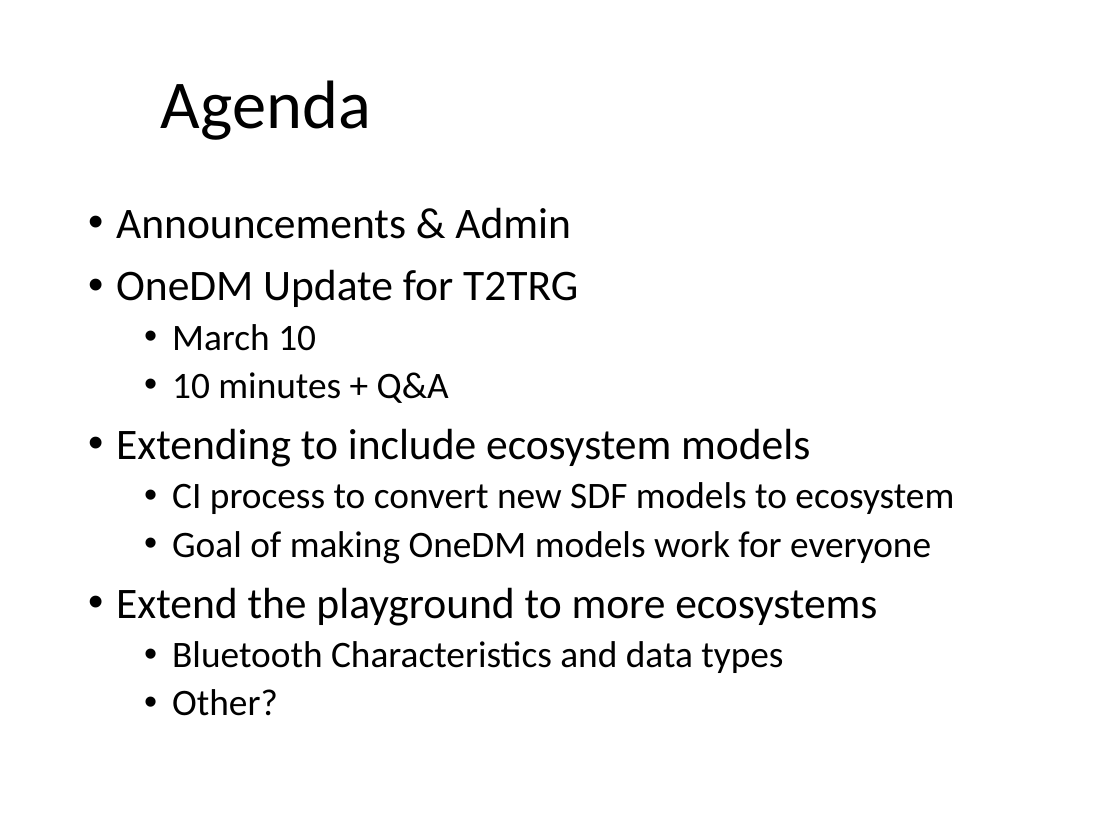
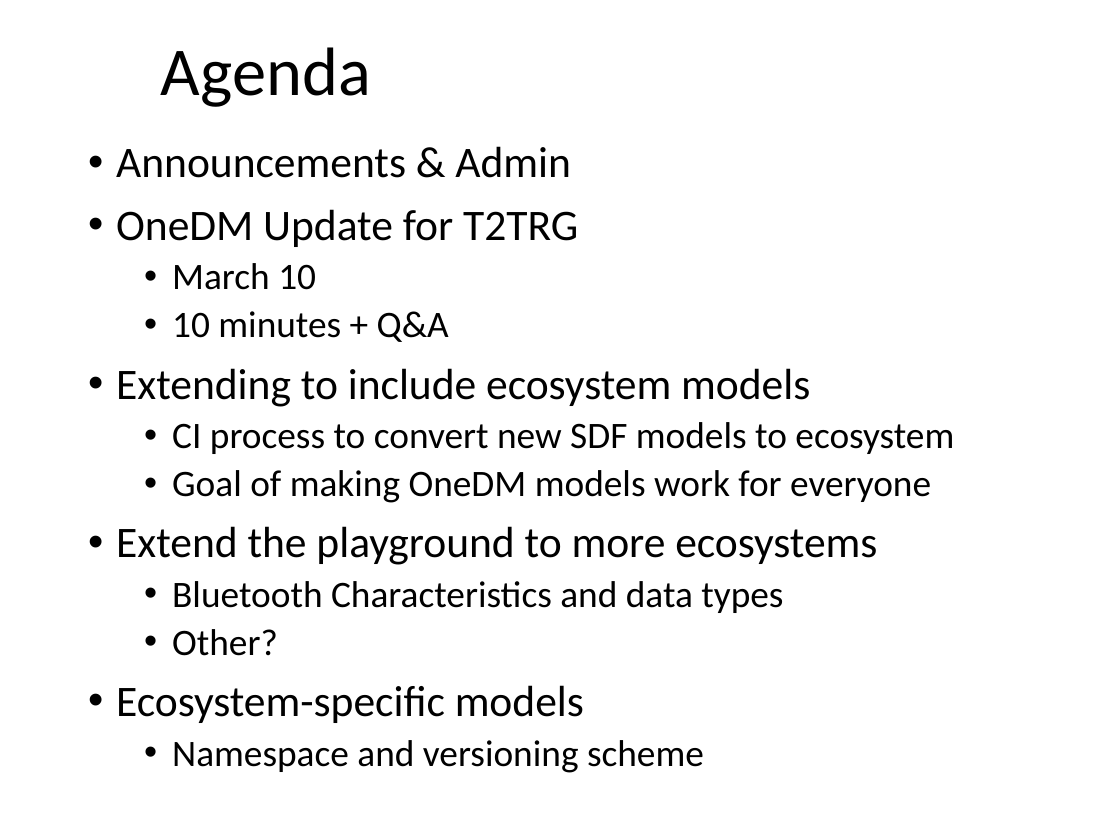
Before and after one commit to one-data-model/onedm-admin, a slide deck: slide 2 of Agenda Materials/onedm-agenda-2022-02-14.pptx. Drawn at 1120x840 pixels with LibreOffice and Linux fonts; fonts in the diff are those of the drawing; background and template pictures are left out. Boxes give left, top, right and bottom in pixels: in the first picture for what was removed or moved away, otherwise in the second. Text is boxed around its words. In the diff, an @@ line names an element or a change of style, - is before the commit and + after.

Commit message:
Agenda update 2/21

```diff
--- a/Agenda Materials/onedm-agenda-2022-02-14.pptx
+++ b/Agenda Materials/onedm-agenda-2022-02-14.pptx
@@ title "Agenda" moved from (x1=161, y1=80, x2=371, y2=140) to (x1=161, y1=47, x2=371, y2=107) @@
@@ text "Announcements & Admin" moved from (x1=116, y1=207, x2=954, y2=716) to (x1=116, y1=146, x2=954, y2=773) @@
@@ text at (x1=116, y1=685, x2=704, y2=773): paragraphs added @@
+• Ecosystem-specific models
+  • Namespace and versioning scheme
```
Also in this commit, not shown: 1 other slide changed, 1 slide added, 1 other file.
